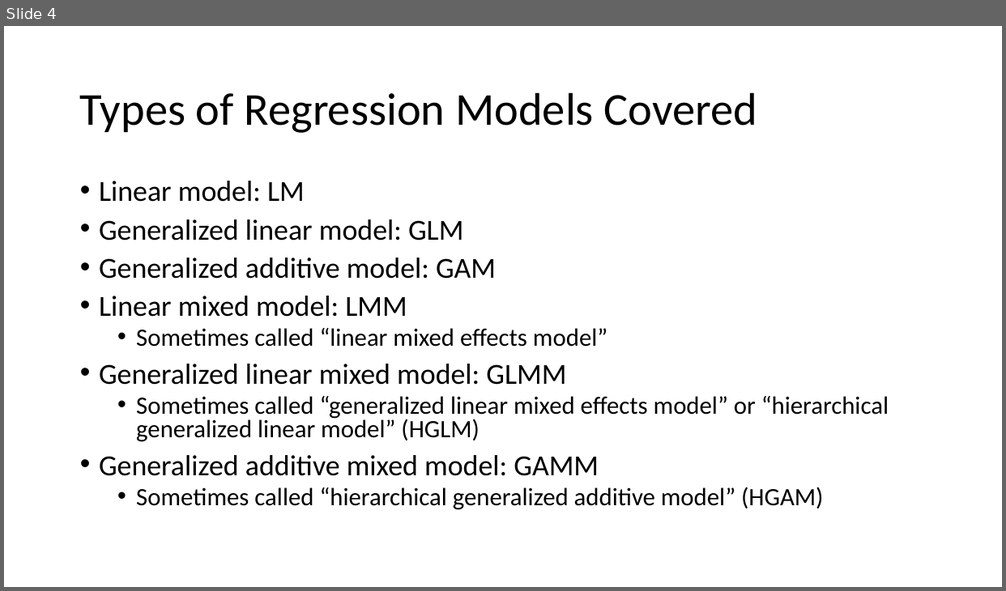
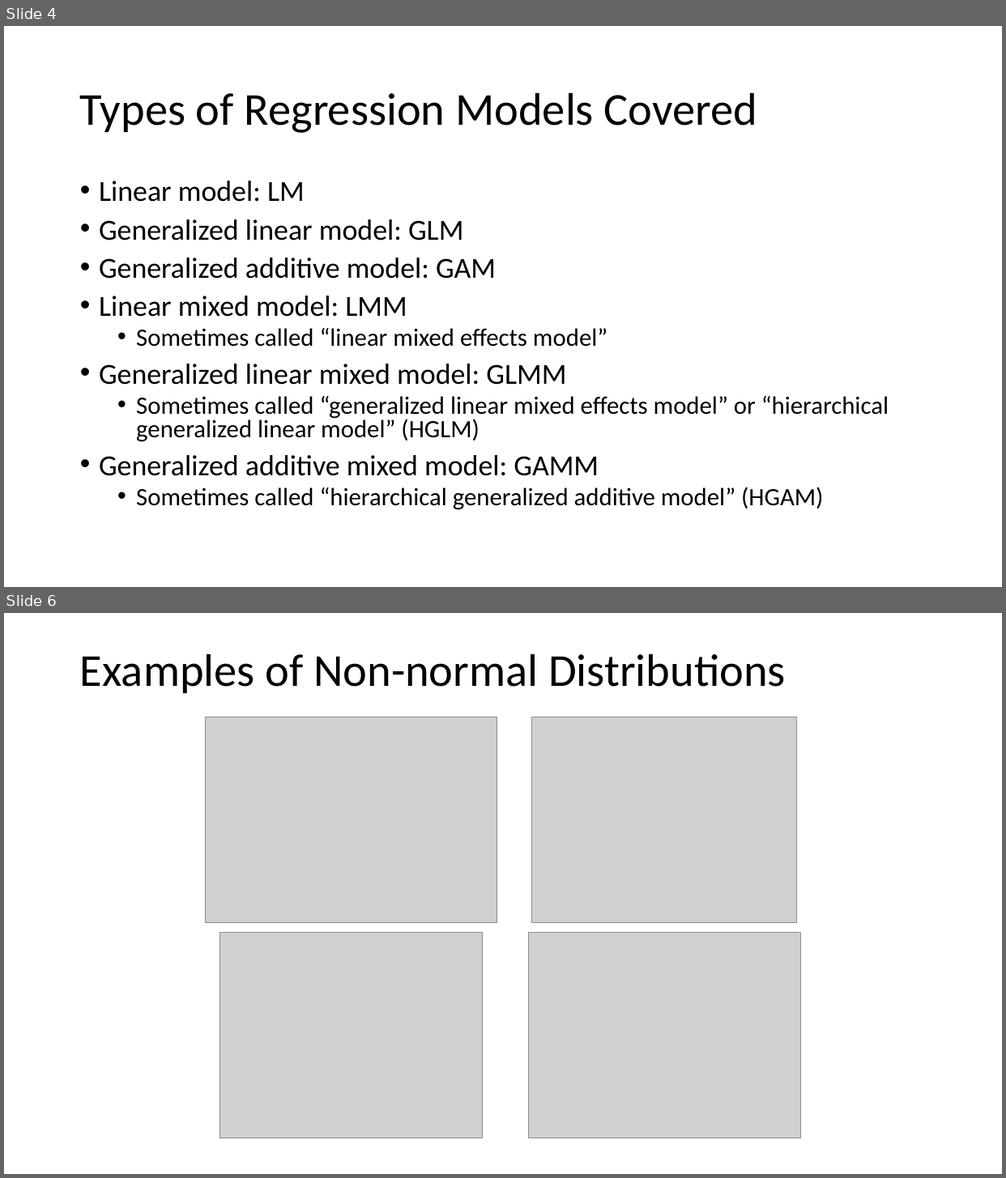
Before and after one commit to ELaBrecque-MMC/RegressionModelOverview, a slide deck: Notes/RegressionModelOverview.pptx. Shown one above the other, each under a label of ours: slide 4 before the commit, slides 4 and 6 after it; the slides between them are not shown. The pictures are 1006x591 and 1006x1178 pixels, drawn with LibreOffice and Linux fonts; fonts in the diff are those of the drawing; grey boxes stand for pictures. Boxes give left, top, right and bottom in pixels: in the first picture for what was removed or moved away, otherwise in the second. Text is boxed around its words. In the diff, an @@ line names an element or a change of style, - is before the commit and + after.

```diff
--- a/Notes/RegressionModelOverview.pptx
+++ b/Notes/RegressionModelOverview.pptx
@@ slide 6 added at box(4, 613, 1002, 1174), background #FFFFFF @@
@@ title added at box(80, 653, 786, 693), 44 pt, text #000000 @@
+Examples of Non-normal Distributions
@@ group added at box(206, 717, 800, 1139): 4 pictures @@
```
Also in this commit, not shown: 1 slide changed, 1 other slide added, 2 other files.
